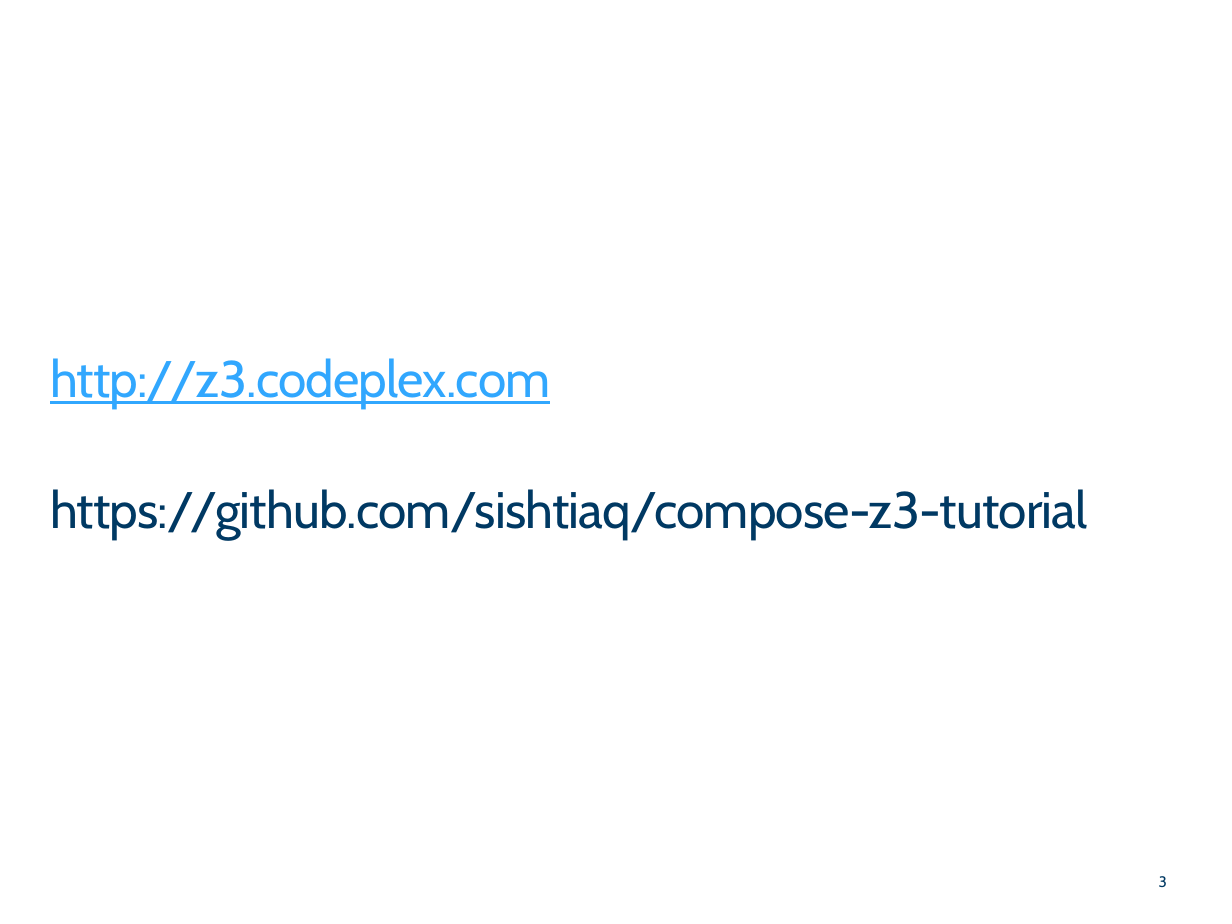
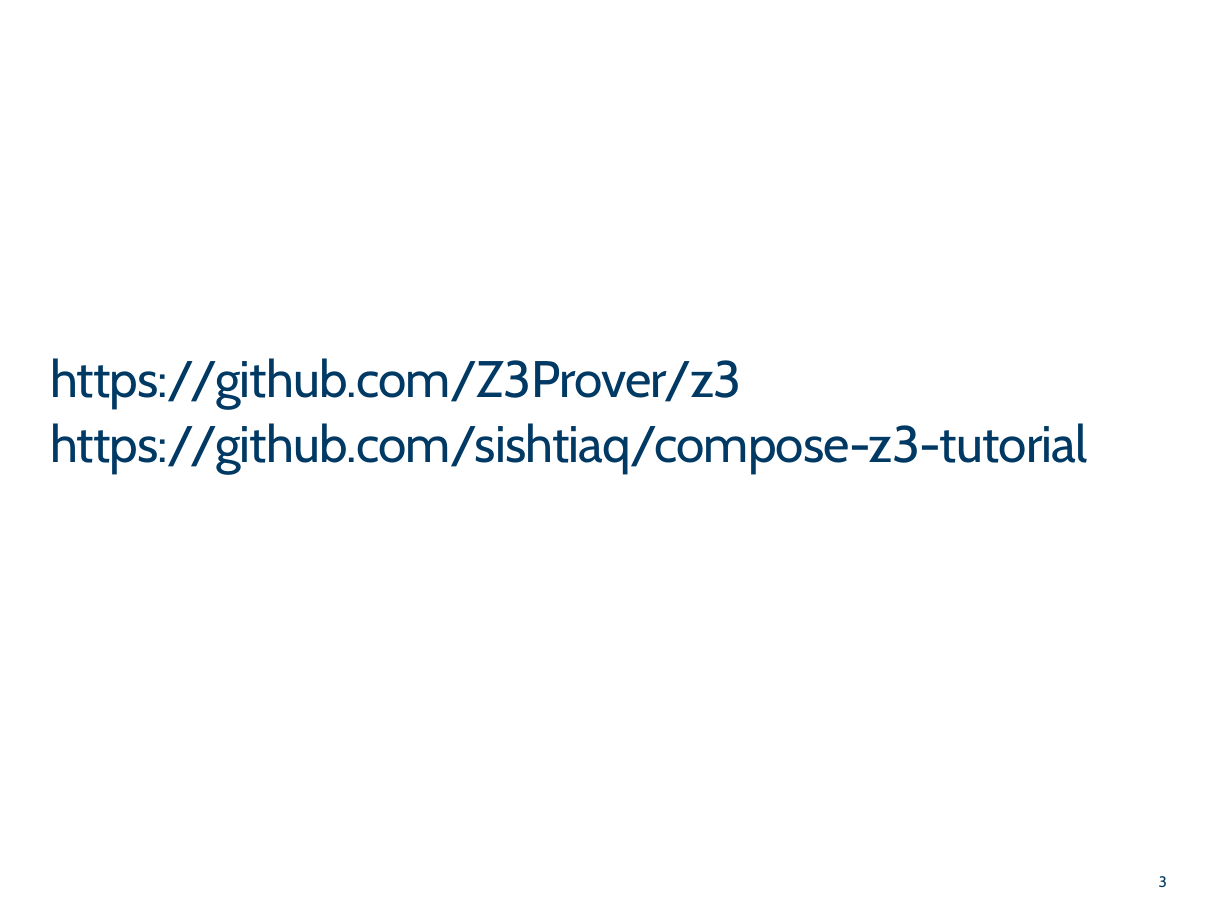
Before and after one commit to sishtiaq/compose-z3-tutorial, a slide deck: slide 3 of talks/2015-02-01-Compose-Z3-tutorial.pptx. Drawn at 1232x924 pixels with LibreOffice and Linux fonts; fonts in the diff are those of the drawing. Boxes give left, top, right and bottom in pixels: in the first picture for what was removed or moved away, otherwise in the second. Text is boxed around its words. In the diff, an @@ line names an element or a change of style, - is before the commit and + after.

```diff
--- a/talks/2015-02-01-Compose-Z3-tutorial.pptx
+++ b/talks/2015-02-01-Compose-Z3-tutorial.pptx
@@ text at [50,358,742,408]: text changed; text colour #31A7FE to #003963 @@
-http://z3.codeplex.com
+https://github.com/Z3Prover/z3
```
Also in this commit, not shown: 1 other slide changed.
